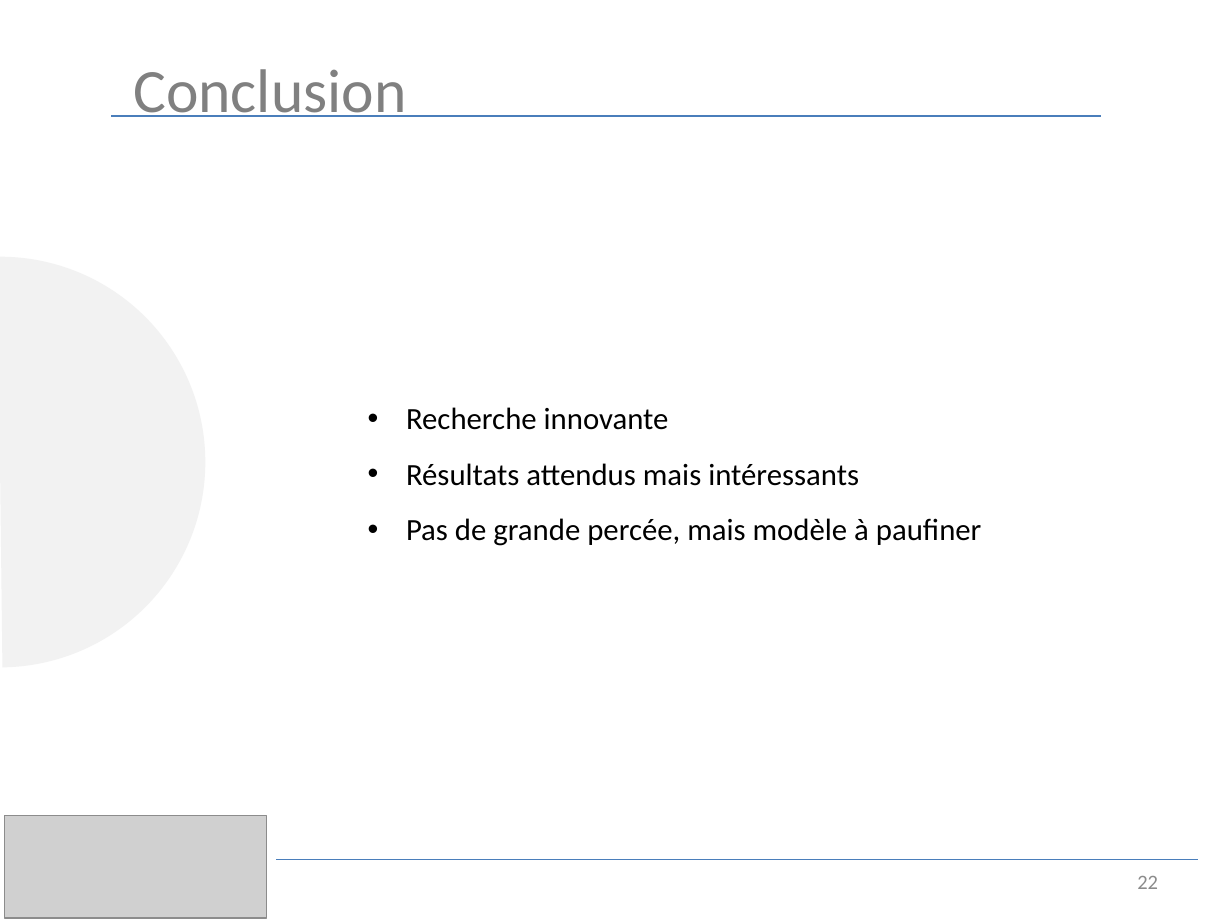
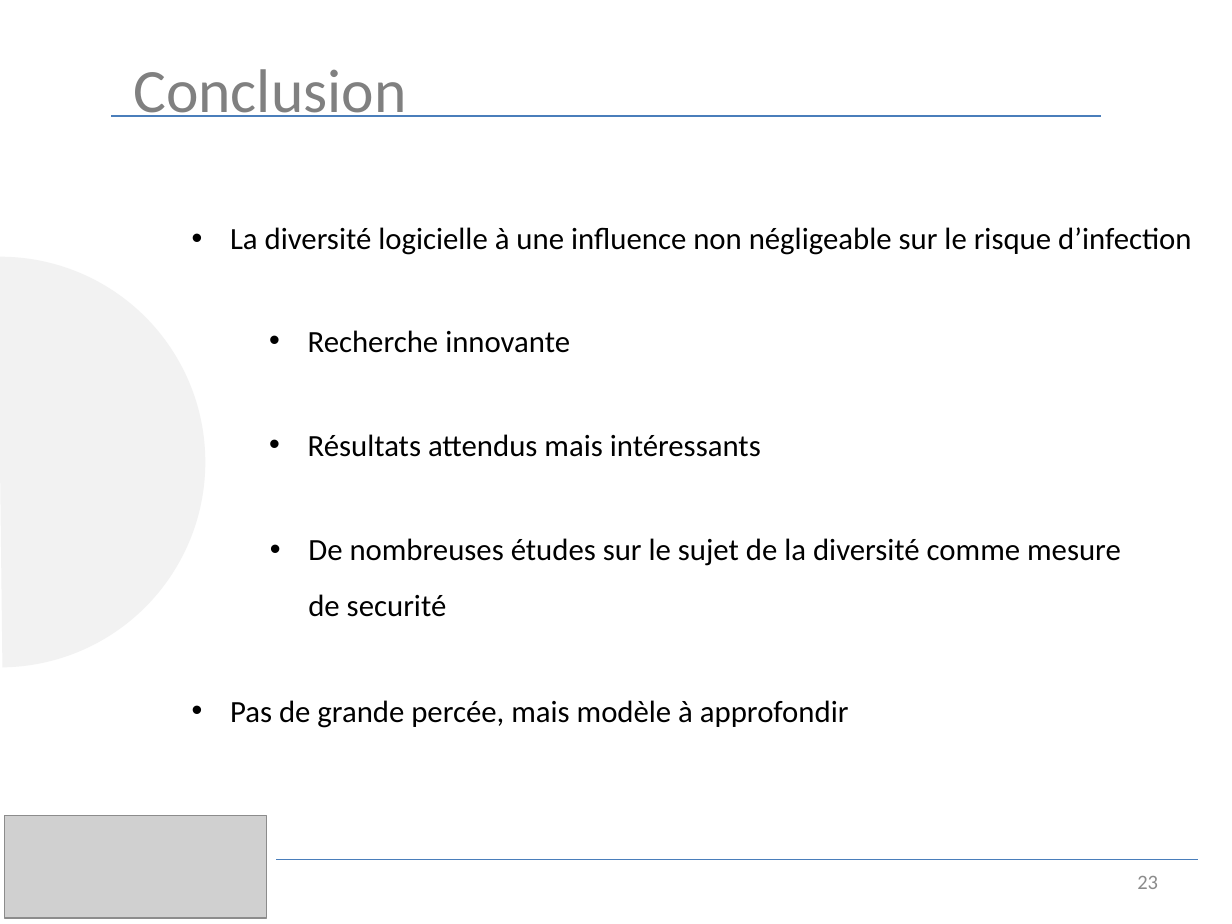
Before and after one commit to luinaudt/inf6422, a slide deck: slide 23 of lab3/presentation.pptx (slide 22 before the commit). Drawn at 1232x924 pixels with LibreOffice and Linux fonts; fonts in the diff are those of the drawing; grey boxes stand for pictures. Boxes give left, top, right and bottom in pixels: in the first picture for what was removed or moved away, otherwise in the second. Text is boxed around its words. In the diff, an @@ line names an element or a change of style, - is before the commit and + after.

```diff
--- a/lab3/presentation.pptx
+++ b/lab3/presentation.pptx
@@ text added at (x1=230, y1=227, x2=1192, y2=255), 18 pt, text #000000 @@
+• La diversité logicielle à une influence non négligeable sur le risque d’infection
@@ text "Recherche innovante" moved from (x1=406, y1=407, x2=982, y2=546) to (x1=308, y1=330, x2=570, y2=353) @@
@@ text added at (x1=308, y1=434, x2=761, y2=457), 18 pt, text #000000 @@
+• Résultats attendus mais intéressants
@@ text at (x1=406, y1=463, x2=982, y2=546): paragraphs removed @@
-• Résultats attendus mais intéressants
-• Pas de grande percée, mais modèle à paufiner
@@ text added at (x1=308, y1=538, x2=1121, y2=617), 18 pt, text #000000 @@
+• De nombreuses études sur le sujet de la diversité comme mesure de securité
@@ text added at (x1=230, y1=700, x2=849, y2=728), 18 pt, text #000000 @@
+• Pas de grande percée, mais modèle à approfondir
@@ page number at (x1=1137, y1=876, x2=1158, y2=889): text changed @@
-22
+23
```
Also in this commit, not shown: 18 other slides changed, 2 slides added, 1 slide removed.
